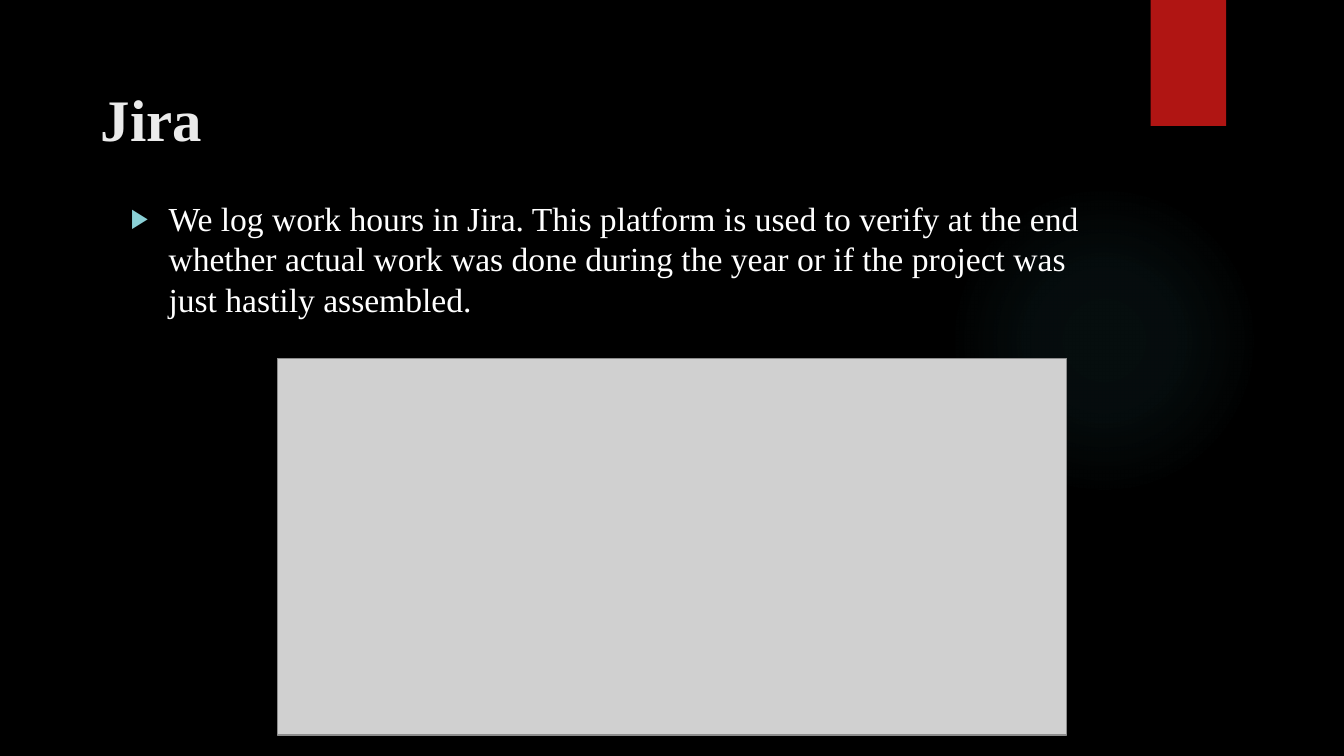
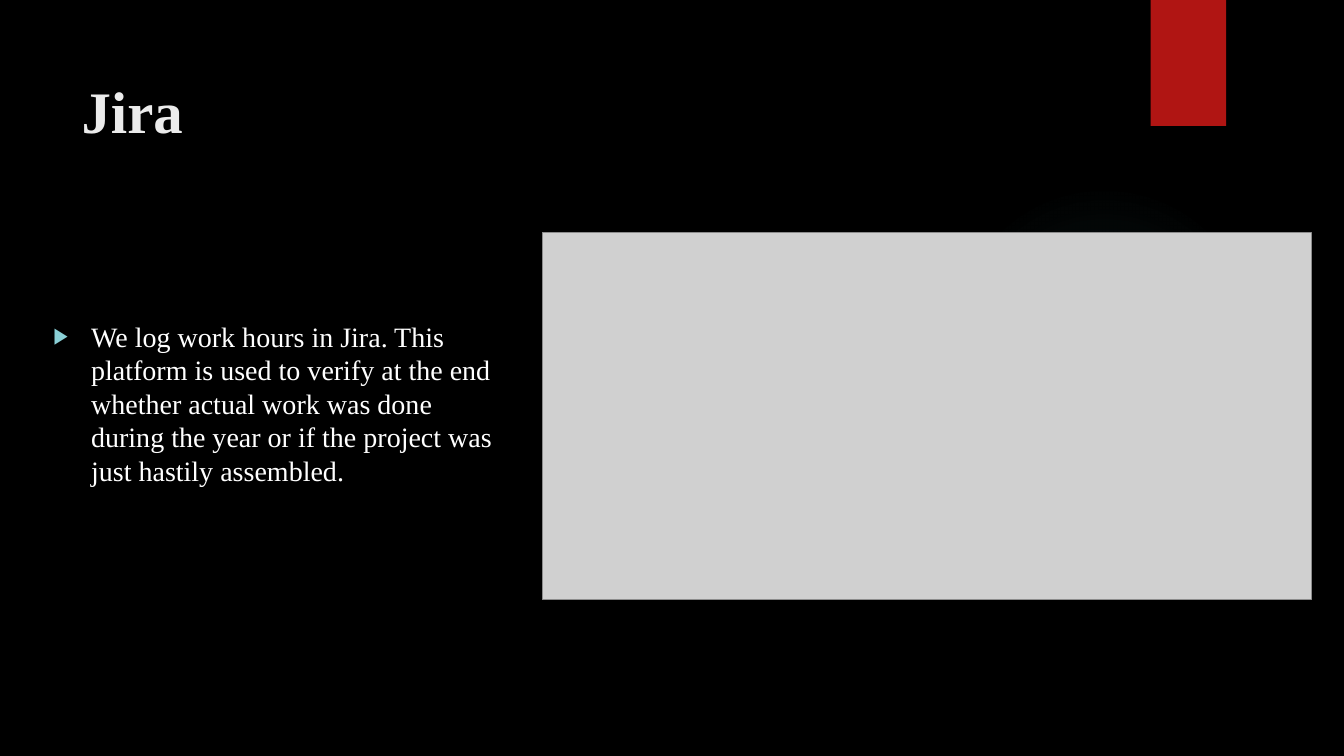
Before and after one commit to BalintBiro-hub/SysTeam, a slide deck: slide 14 of Kovta_Nyrt_EN.pptx. Drawn at 1344x756 pixels with LibreOffice and Linux fonts; fonts in the diff are those of the drawing; grey boxes stand for pictures; background and template pictures are left out. Boxes give left, top, right and bottom in pixels: in the first picture for what was removed or moved away, otherwise in the second. Text is boxed around its words. In the diff, an @@ line names an element or a change of style, - is before the commit and + after.

```diff
--- a/Kovta_Nyrt_EN.pptx
+++ b/Kovta_Nyrt_EN.pptx
@@ title "Jira": place and size @@
-title "Jira" at [101,100,202,142]
+title "Jira" at [82,92,183,134]
@@ picture added at [542,233,1311,600] @@
@@ text "We log work hours in ...": place and size @@
-text "We log work hours in ..." at [169,207,1079,318]
+text "We log work hours in ..." at [91,327,492,487]
@@ text "We log work hours in ..." at [91,327,492,487]: size 24 to 20 pt @@
@@ picture removed at [277,359,1067,736] @@
```
Also in this commit, not shown: 1 other slide changed, 1 other file.
